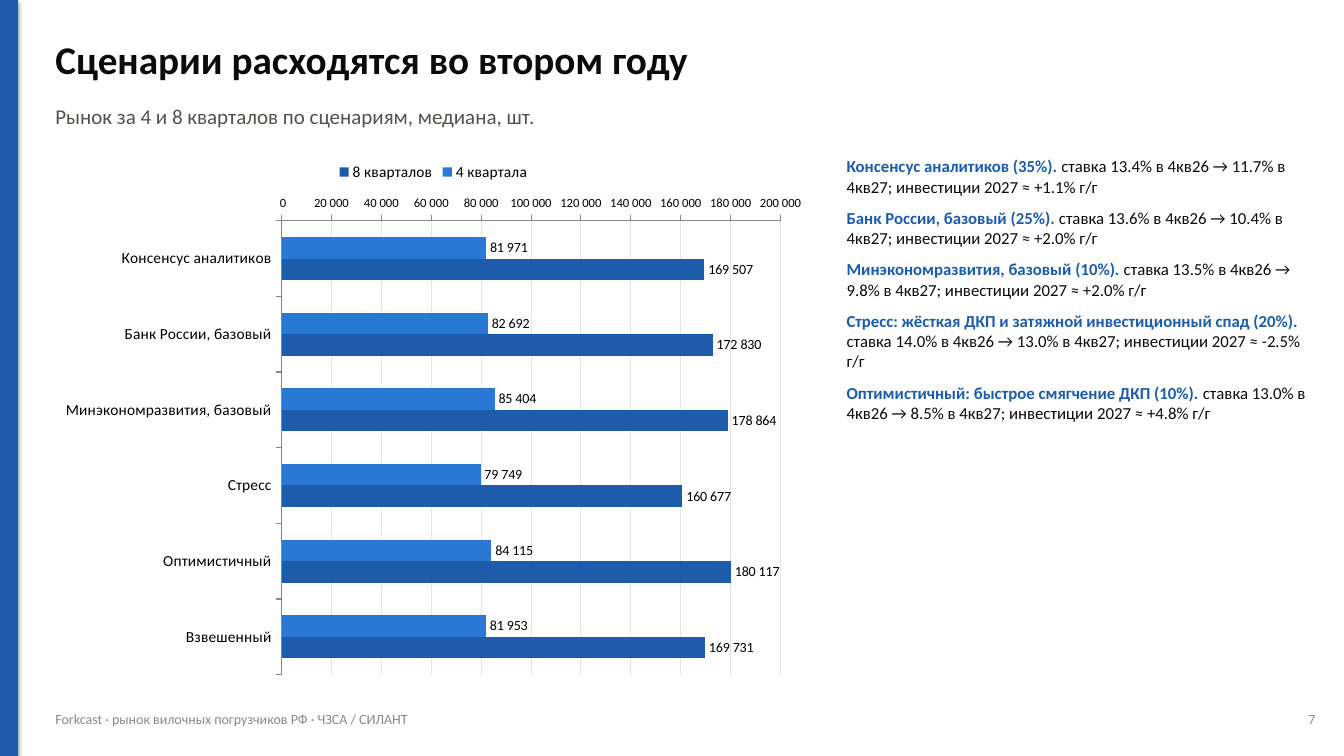
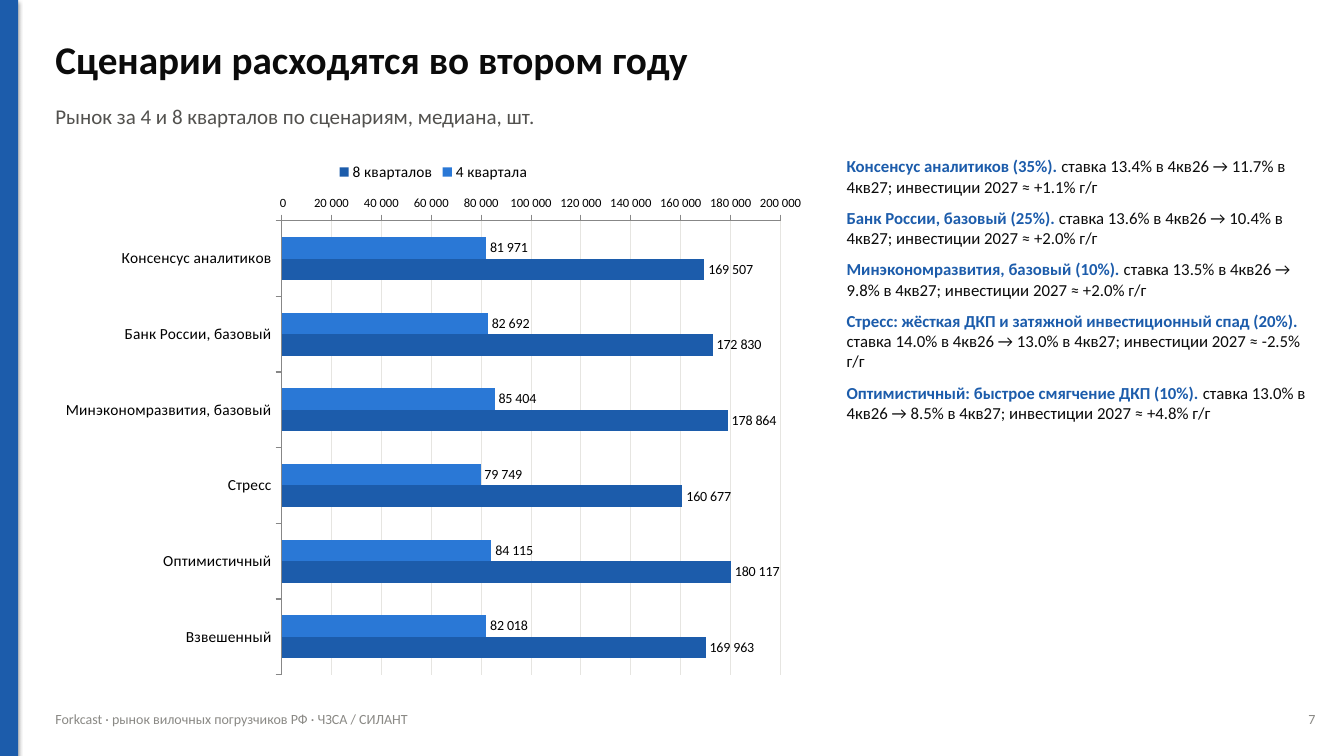
Before and after one commit to Anton-Sergeev-EA/Forkcast, a slide deck: slide 7 of reports/forkcast_presentation.pptx. Drawn at 1344x756 pixels with LibreOffice and Linux fonts; fonts in the diff are those of the drawing. Boxes give left, top, right and bottom in pixels: in the first picture for what was removed or moved away, otherwise in the second. Text is boxed around its words. In the diff, an @@ line names an element or a change of style, - is before the commit and + after.

```diff
--- a/reports/forkcast_presentation.pptx
+++ b/reports/forkcast_presentation.pptx
@@ bar chart at bbox=[50, 151, 817, 686] @@
@@ 4 квартала, Взвешенный: 81953 to 82018 @@
@@ 8 кварталов, Взвешенный: 169731 to 169963 @@
```
Also in this commit, not shown: 4 other slides changed, 21 other files.
